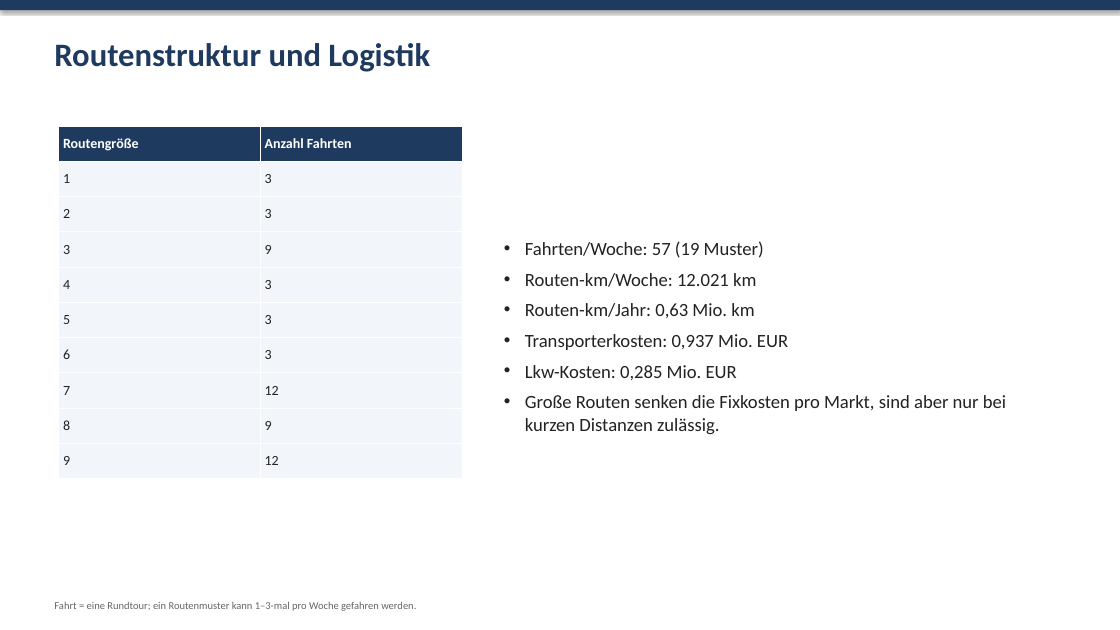
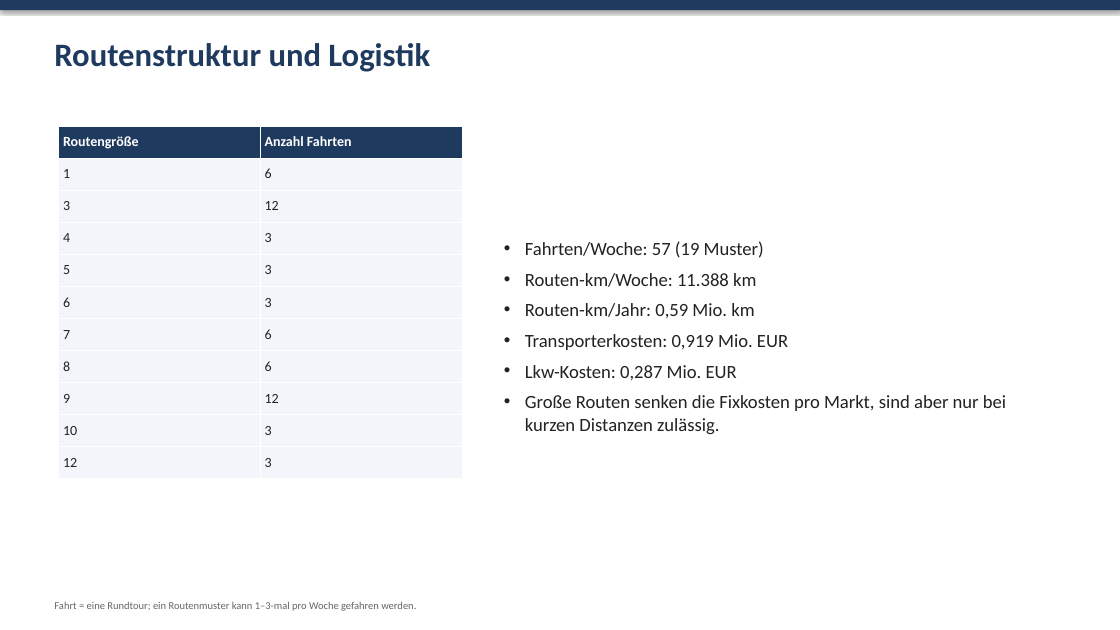
Before and after one commit to alexanderbrehm/Supply-Chain-Projekt, a slide deck: slide 9 of slides/Mini-Supermarkt-Netz.pptx. Drawn at 1120x630 pixels with LibreOffice and Linux fonts; fonts in the diff are those of the drawing. Boxes give left, top, right and bottom in pixels: in the first picture for what was removed or moved away, otherwise in the second. Text is boxed around its words. In the diff, an @@ line names an element or a change of style, - is before the commit and + after.

```diff
--- a/slides/Mini-Supermarkt-Netz.pptx
+++ b/slides/Mini-Supermarkt-Netz.pptx
@@ table at bbox=[59, 126, 462, 479] @@
-row 2: 1 | 3
-row 3: 2 | 3
-row 4: 3 | 9
+row 2: 1 | 6
+row 3: 3 | 12
-row 7, column 2: 12
+row 7, column 2: 6
-row 8, column 2: 9
+row 8, column 2: 6
+row 10: 10 | 3
+row 11: 12 | 3
@@ text at bbox=[525, 273, 788, 380]: text changed @@
-• Routen-km/Woche: 12.021 km
-• Routen-km/Jahr: 0,63 Mio. km
-• Transporterkosten: 0,937 Mio. EUR
-• Lkw-Kosten: 0,285 Mio. EUR
+• Routen-km/Woche: 11.388 km
+• Routen-km/Jahr: 0,59 Mio. km
+• Transporterkosten: 0,919 Mio. EUR
+• Lkw-Kosten: 0,287 Mio. EUR
```
Also in this commit, not shown: 8 other slides changed, 11 other files.
